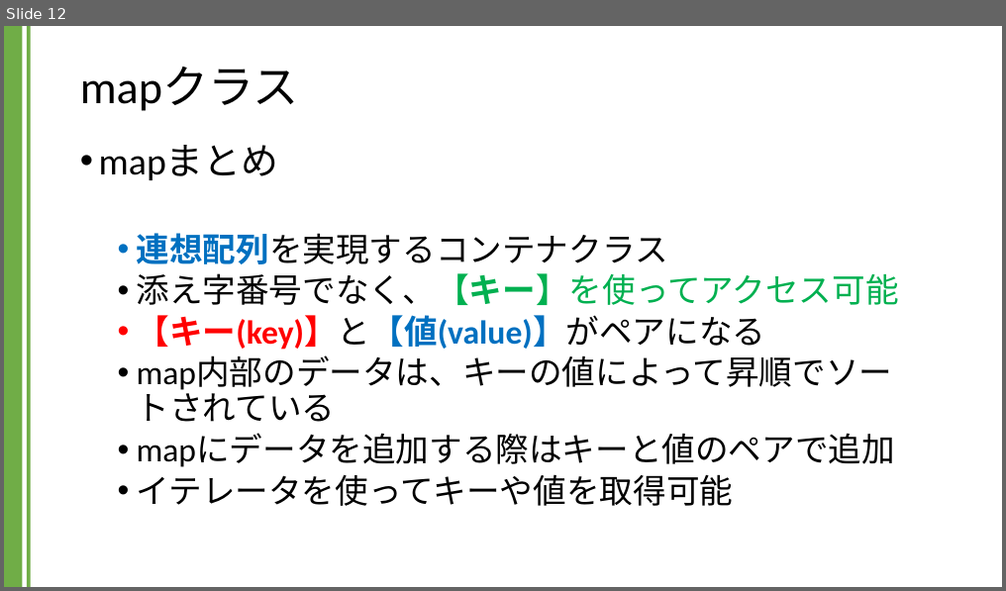
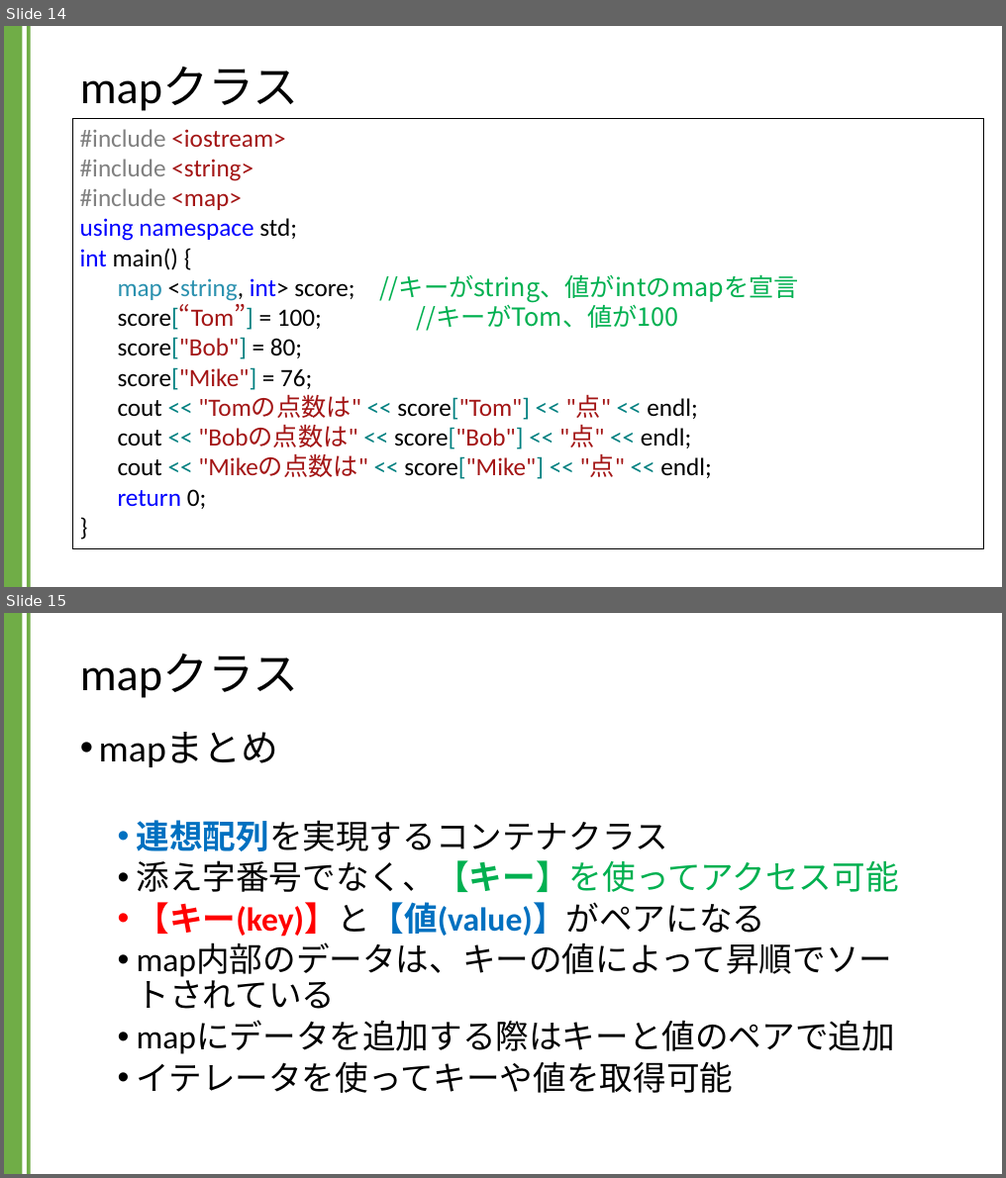
Before and after one commit to kic-murata/cpp2024, a slide deck: 授業資料/講義資料：Mapクラス.pptx. Shown one above the other, each under a label of ours: slide 12 before the commit, slides 14 and 15 after it. The pictures are 1006x591 and 1006x1178 pixels, drawn with LibreOffice and Linux fonts; fonts in the diff are those of the drawing. Boxes give left, top, right and bottom in pixels: in the first picture for what was removed or moved away, otherwise in the second. Text is boxed around its words. In the diff, an @@ line names an element or a change of style, - is before the commit and + after.

```diff
--- a/授業資料/講義資料：Mapクラス.pptx
+++ b/授業資料/講義資料：Mapクラス.pptx
@@ slide 14 added at (4, 26, 1002, 587), background #FFFFFF; not listed: 2 template elements that a slide beside it also shows @@
@@ title added at (80, 67, 299, 111), 44 pt, text #000000 @@
+mapクラス
@@ rectangle added at (73, 118, 985, 550), outline #000000 0.75 pt, 24 pt, text #000000 @@
+#include <iostream>
+#include <string>
+#include <map>
+using namespace std;
+int main() {
+map <string, int> score; //キーがstring、値がintのmapを宣言
+score[“Tom”] = 100; //キーがTom、値が100
+score["Bob"] = 80;
+score["Mike"] = 76;
+cout << "Tomの点数は" << score["Tom"] << "点" << endl;
+cout << "Bobの点数は" << score["Bob"] << "点" << endl;
+cout << "Mikeの点数は" << score["Mike"] << "点" << endl;
+return 0;
+}
@@ what was slide 12 is now slide 15 @@
```
Also in this commit, not shown: 1 slide changed, 2 other slides added.
